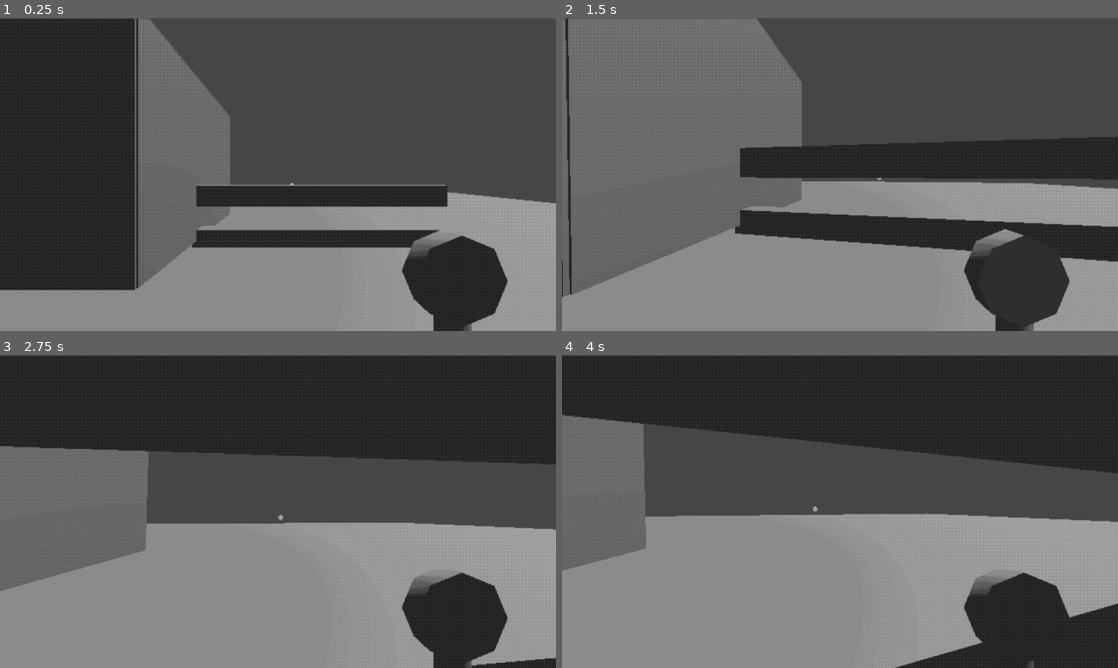
Above: before the commit, frames 1-4 (two rows, left to right).
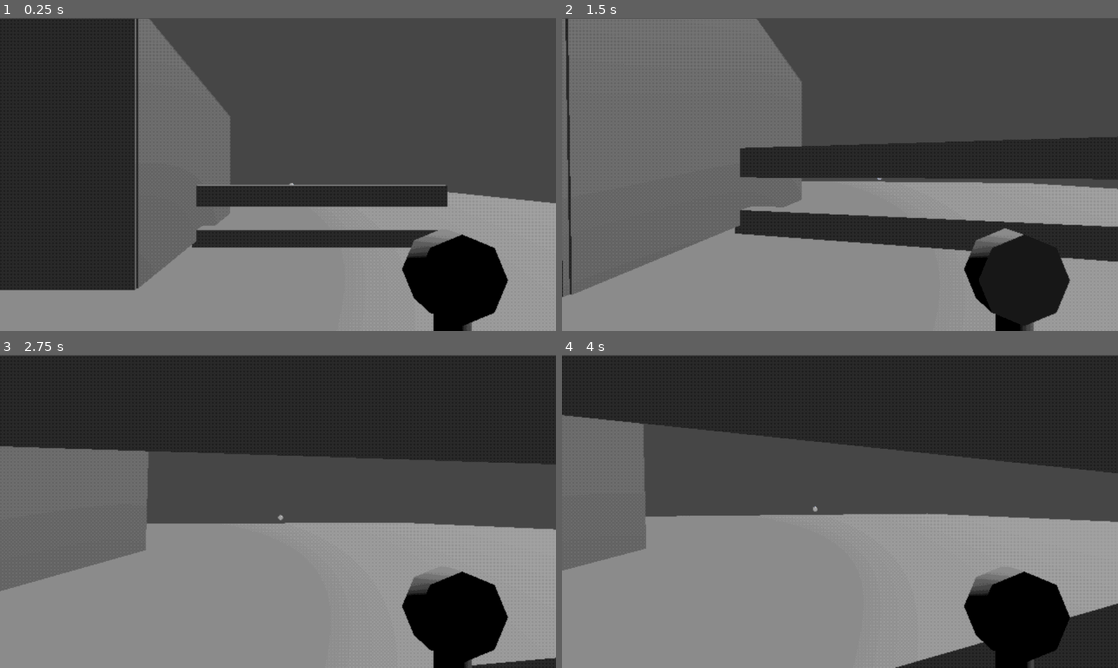
Above: after the commit, the same moments.

Repository: electrp/ggj25
Game: Godot game, scene res://levels/lvl_RoomTest.tscn
Same seed, same stepped clock (60 frames per second), same inputs: the game is played once before the commit and once after it.
Inputs (mouse positions are in pixels of both pictures, inside the frame that each line leads up to):
- Up to frame 1 (0.25 s): no input
- Up to frame 2 (1.5 s): move the mouse to (867, 174) at 0.52 s; press the mouse at (867, 174) at 0.53 s; hold Up (ui_up) from 0.53 s (still down); tap Space (ui_accept) at 0.77 s; move the mouse to (812, 174) at 1.27 s; release the mouse at (812, 174) at 1.28 s; click (812, 174) at 1.35 s
- Up to frame 3 (2.75 s): keep holding Up (ui_up); tap Space (ui_accept) at 1.52 s; move the mouse to (289, 505) at 2.02 s; press the mouse at (289, 505) at 2.03 s
- Up to frame 4 (4 s): keep holding Up (ui_up); move the mouse to (834, 517) at 2.77 s; release the mouse at (834, 517) at 2.78 s; click (834, 517) at 2.85 s; tap Space (ui_accept) at 3.02, 3.77 s; move the mouse to (878, 514) at 3.52 s; press the mouse at (878, 514) at 3.53 s

The runs differ from the first frame. In frame 1, 4.0% of the frame differs, in the area x 72-92%, y 67-100%; in frame 2, 0.7%; in frame 3, 4.0%; in frame 4, 4.0%.

Commit message:
viewmodel'

Diff:
--- /dev/null
+++ b/ggj25/assets/materials/env_Player.tres
@@ -0,0 +1,4 @@
+[gd_resource type="Environment" format=3 uid="uid://ci28d6smjuwor"]
+
+[resource]
+volumetric_fog_enabled = true
--- /dev/null
+++ b/ggj25/assets/materials/fmat_Fog.tres
@@ -0,0 +1,7 @@
+[gd_resource type="FogMaterial" format=3 uid="uid://bvnel0q1x7bs7"]
+
+[resource]
+density = 0.2
+albedo = Color(0.37, 0.37, 0.3663, 1)
+height_falloff = 0.2
+edge_fade = 0.85
--- a/ggj25/levels/lvl_NickTest.tscn
+++ b/ggj25/levels/lvl_NickTest.tscn
@@ -49,8 +49,6 @@
 transform = Transform3D(1, 0, 0, 0, 1, 0, 0, 0, 1, -0.523142, 2.9646, 0.479514)
 
 [node name="DirectionalLight3D" type="DirectionalLight3D" parent="SubViewportContainer/SubViewport"]
-transform = Transform3D(1, 0, 0, 0, 0.77533, 0.631556, 0, -0.631556, 0.77533, -0.177026, 6.90218, 0.090127)
-layers = 3
 
 [node name="wall" type="CSGBox3D" parent="SubViewportContainer/SubViewport"]
 transform = Transform3D(20, 0, 0, 0, 10, 0, 0, 0, 0.3, 0, 5, -10.15)
--- a/ggj25/prefabs/pf_Player.tscn
+++ b/ggj25/prefabs/pf_Player.tscn
@@ -2,14 +2,12 @@
 
 [ext_resource type="Script" path="res://scripts/scr_Player.gd" id="1_7qmpx"]
 [ext_resource type="Script" path="res://scripts/scr_CharacterBody.gd" id="2_v3qta"]
+[ext_resource type="Environment" uid="uid://ci28d6smjuwor" path="res://assets/materials/env_Player.tres" id="3_4aogy"]
 [ext_resource type="PackedScene" uid="uid://cd4763redojxq" path="res://prefabs/pf_PortableFan.tscn" id="3_dev6a"]
 
 [sub_resource type="CapsuleMesh" id="CapsuleMesh_ijbdt"]
 
 [sub_resource type="CapsuleShape3D" id="CapsuleShape3D_5qq5j"]
-
-[sub_resource type="Environment" id="Environment_u23h3"]
-volumetric_fog_enabled = true
 
 [sub_resource type="FogMaterial" id="FogMaterial_0nncf"]
 density = 0.2
@@ -36,23 +34,13 @@
 [node name="Camera3D" type="Camera3D" parent="CharacterBody3D/Head"]
 transform = Transform3D(1, 0, 0, 0, 1, 0, 0, 0, 1, 0.0067358, -2.38419e-07, 0.145672)
 cull_mask = 1048573
-environment = SubResource("Environment_u23h3")
+environment = ExtResource("3_4aogy")
 fov = 90.0
 
 [node name="FogVolume" type="FogVolume" parent="CharacterBody3D/Head/Camera3D"]
 transform = Transform3D(1, 0, 0, 0, 1, 0, 0, 0, 1, -0.0067358, 2.80016, -0.145672)
 shape = 4
 material = SubResource("FogMaterial_0nncf")
-
-[node name="FanModel" type="Node3D" parent="CharacterBody3D/Head/Camera3D"]
-transform = Transform3D(0.1, 0, 0, 0, 0.2, 0, 0, 0, 0.1, 0.502638, -0.582478, -0.90417)
-
-[node name="Handle" type="CSGCylinder3D" parent="CharacterBody3D/Head/Camera3D/FanModel"]
-layers = 2
-
-[node name="Blower" type="CSGCylinder3D" parent="CharacterBody3D/Head/Camera3D/FanModel"]
-transform = Transform3D(2.5, 0, 0, 0, -1.09278e-08, 1.25, 0, -0.5, -1.09278e-07, 0, 1.45407, 0)
-layers = 2
 
 [node name="SubViewportContainer" type="SubViewportContainer" parent="CharacterBody3D/Head/Camera3D"]
 anchors_preset = 15
@@ -68,8 +56,21 @@
 render_target_update_mode = 4
 
 [node name="ViewmodelCam" type="Camera3D" parent="CharacterBody3D/Head/Camera3D/SubViewportContainer/SubViewport"]
+transform = Transform3D(1, 0, 0, 0, 1, 0, 0, 0, 1, -0.00908971, 0.75324, 0.161755)
 cull_mask = 1047554
+environment = ExtResource("3_4aogy")
 fov = 90.0
+
+[node name="FanModel" type="Node3D" parent="CharacterBody3D/Head"]
+transform = Transform3D(0.1, 0, 0, 0, 0.2, 0, 0, 0, 0.1, 0.509374, -0.582478, -0.758498)
+
+[node name="Handle" type="CSGCylinder3D" parent="CharacterBody3D/Head/FanModel"]
+transform = Transform3D(1, 0, 0, 0, 1, 0, 0, 0, 1, 0.0136642, 0.012306, -0.0119386)
+layers = 2
+
+[node name="Blower" type="CSGCylinder3D" parent="CharacterBody3D/Head/FanModel"]
+transform = Transform3D(2.5, 0, 0, 0, -1.09278e-08, 1.25, 0, -0.5, -1.09278e-07, 0.0136642, 1.46638, -0.0119386)
+layers = 2
 
 [node name="PortableFan" parent="CharacterBody3D" instance=ExtResource("3_dev6a")]
 transform = Transform3D(-1, 0, -8.74228e-08, 0, 1, 0, 8.74228e-08, 0, -1, -2.91038e-11, 0, -0.673047)
